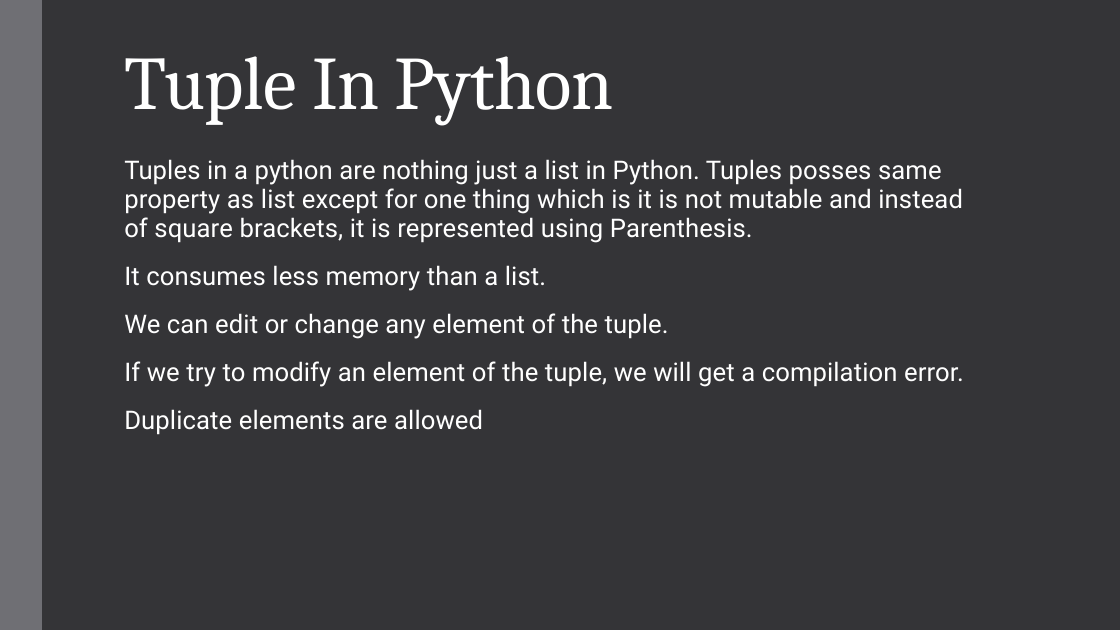
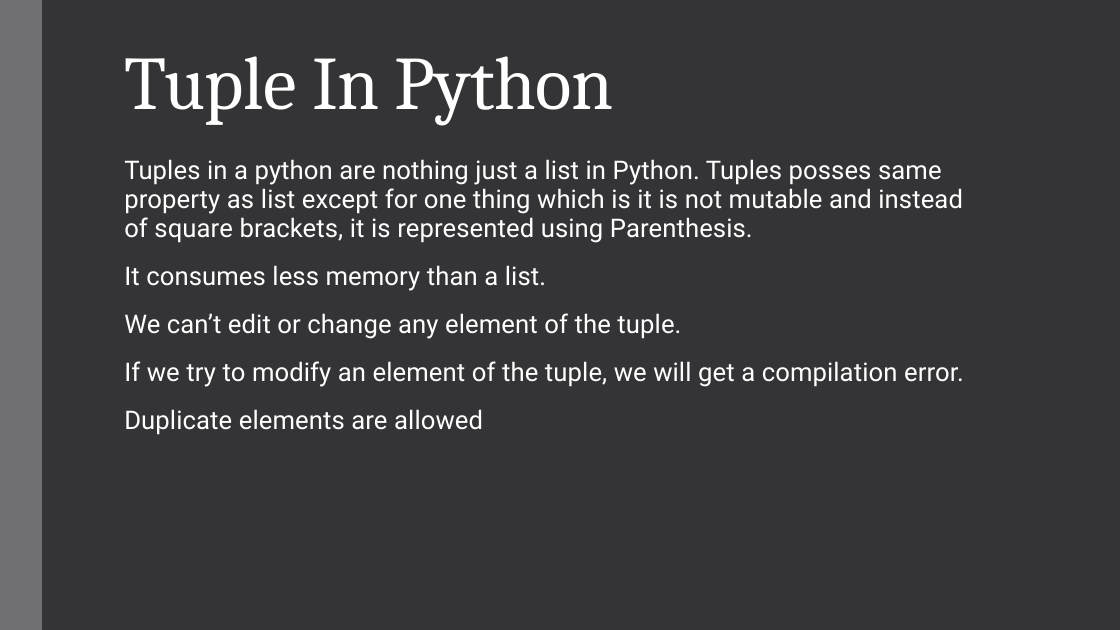
Before and after one commit to neelrshah/Infinity-Coders-YouTube---Python-Course, a slide deck: slide 1 of 07_tuples/Tuples in Python.pptx. Drawn at 1120x630 pixels with LibreOffice and Linux fonts; fonts in the diff are those of the drawing. Boxes give left, top, right and bottom in pixels: in the first picture for what was removed or moved away, otherwise in the second. Text is boxed around its words. In the diff, an @@ line names an element or a change of style, - is before the commit and + after.

```diff
--- a/07_tuples/Tuples in Python.pptx
+++ b/07_tuples/Tuples in Python.pptx
@@ subtitle at box(124, 313, 681, 339): text changed @@
-We can edit or change any element of the tuple.
+We can’t edit or change any element of the tuple.
```
Also in this commit, not shown: 1 other file.
